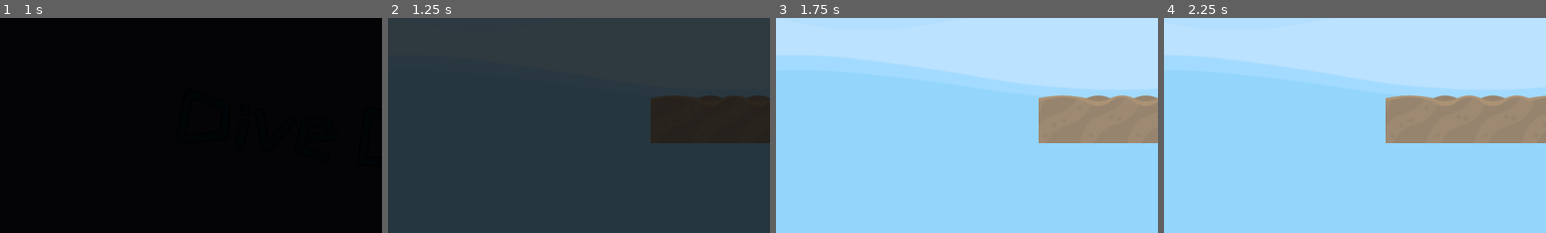
Above: before the commit, frames 1-4 (left to right).
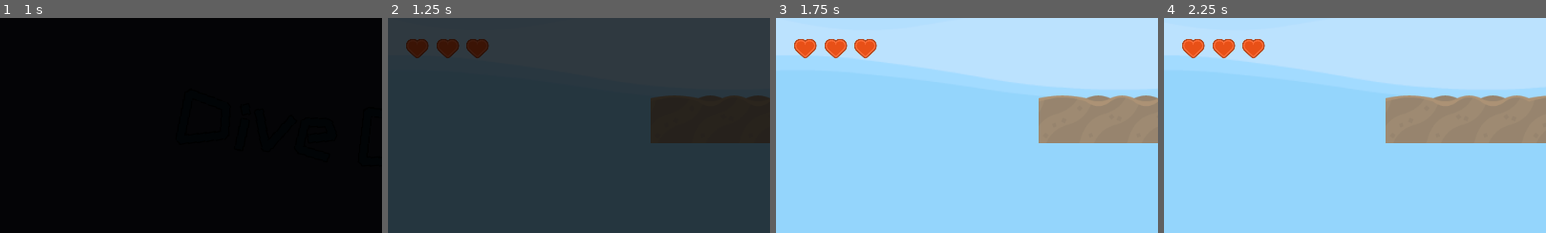
Above: after the commit, the same moments.

Repository: cpvanlue/dive-bug
Game: Godot game, scene res://MainMenu/MainMenu.tscn
Two runs of this game, one before a commit and one after it. Both use one fixed random seed, a clock stepped at 60 frames per second and the inputs below.
Inputs:
- Up to frame 1 (1 s): click "Play" at 0.5 s
- Up to frame 2 (1.25 s): no input
- Up to frame 3 (1.75 s): tap Enter (shoot) at 1.25, 1.35 s; hold D (right) from 1.28 s (still down)
- Up to frame 4 (2.25 s): keep holding D (right); tap Shift (sprint) at 2.1 s
The pictures show only the part of the screen within x 0-50%, y 0-50%; the shares and areas given below are measured in that part.

Frame 1 is identical in both runs. In frame 2, 1.2% of the frame differs, in the area x 4-27%, y 9-19%; in frame 3, 1.2%, in the area x 4-27%, y 9-20%; in frame 4, 1.2%.

Commit message:
Add health inditicators to HUD and modify scripts to comply with style guide

Diff:
--- a/Camera/Camera.gd
+++ b/Camera/Camera.gd
@@ -13,7 +13,7 @@
 	offset = Vector2(rand_range(-shakeIntensity, shakeIntensity), rand_range(-shakeIntensity, shakeIntensity)) * delta + default_offset
 
 
-func shake(intensity: float, duration := 0.3, limit = 500) -> void:
+func shake(intensity: float, duration := 0.3, limit := 500) -> void:
 	shakeIntensity += intensity
 	if shakeIntensity > limit:
 		shakeIntensity = limit
--- a/Enemy/Enemy.gd
+++ b/Enemy/Enemy.gd
@@ -35,7 +35,6 @@
 	return self
 
 
-
 func deathAnimation() -> void:
 	$AnimatedSprite.animation = "death"
 	$EnemyBody.disabled = true
--- a/HUD/HUD.gd
+++ b/HUD/HUD.gd
@@ -1,8 +1,17 @@
 extends Node2D
 
 
-onready var mainMenuTheme = SoundPlayer.get_node("MainMenuTheme")
-onready var levelTheme = SoundPlayer.get_node("LevelMusic")
+onready var mainMenuTheme := SoundPlayer.get_node("MainMenuTheme")
+onready var levelTheme := SoundPlayer.get_node("LevelMusic")
+
+
+func _ready() -> void:
+	var x = 50
+	for _i in range(self.get_parent().get_parent().get_node("Player").health):
+		var heart = preload("res://HUD/Heart.tscn").instance()
+		heart.position = Vector2(x, 50)
+		self.add_child(heart)
+		x += 50
 
 
 func _on_MainMenuButton_pressed() -> void:
--- /dev/null
+++ b/HUD/Heart.tscn
@@ -0,0 +1,26 @@
+[gd_scene load_steps=3 format=2]
+
+[ext_resource path="res://HUD/hudHeart_full.png" type="Texture" id=1]
+
+[sub_resource type="SpriteFrames" id=1]
+animations = [ {
+"frames": [ ExtResource( 1 ) ],
+"loop": true,
+"name": "remaining",
+"speed": 0.0
+}, {
+"frames": [ ExtResource( 1 ), null ],
+"loop": true,
+"name": "lost",
+"speed": 8.0
+} ]
+
+[node name="Heart" type="Node2D"]
+
+[node name="AnimatedSprite" type="AnimatedSprite" parent="."]
+scale = Vector2( 0.4, 0.4 )
+frames = SubResource( 1 )
+animation = "remaining"
+playing = true
+
+[node name="HealthLostTimer" type="Timer" parent="."]
--- a/MainMenu/MainMenu.gd
+++ b/MainMenu/MainMenu.gd
@@ -18,6 +18,6 @@
 	$Settings/CanvasLayer/Control.visible = true
 
 
-func _on_AnimationPlayer_animation_finished(anim_name):
+func _on_AnimationPlayer_animation_finished(anim_name: String):
 	if anim_name == "load":
 		$SettingsButton.visible = true
--- a/Player/Player.gd
+++ b/Player/Player.gd
@@ -29,6 +29,7 @@
 	var _velocity = move_and_slide(velocity, Vector2(0, -1))
 	for i in get_slide_count():
 		if "Enemy" in get_slide_collision(i).collider.name and !immunity:
+			_reduceHealth()
 			SoundPlayer.get_node("PlayerDamaged").play()
 			_immunityTimer()
 			health -= 1
@@ -36,6 +37,14 @@
 	if velocity.y > gravity:
 		velocity.y = gravity
 	velocity.x = lerp(velocity.x, 0, 0.25)
+
+
+func _reduceHealth() -> void:
+	var hud = get_parent().get_node("CanvasLayer/HUD")
+	var rightMostHeart = hud.get_child(hud.get_child_count()-1)
+	rightMostHeart.get_node("AnimatedSprite").animation = "lost"
+	rightMostHeart.get_node("HealthLostTimer").start(1); yield(rightMostHeart.get_node("HealthLostTimer"), "timeout")
+	rightMostHeart.queue_free()
 
 
 func _immunityTimer() -> void:
--- a/Player/Player.tscn
+++ b/Player/Player.tscn
@@ -10,64 +10,64 @@
 [sub_resource type="AtlasTexture" id=2]
 flags = 4
 atlas = ExtResource( 1 )
-region = Rect2( 216, 96, 72, 96 )
+region = Rect2( 0, 96, 72, 96 )
 
 [sub_resource type="AtlasTexture" id=3]
 flags = 4
 atlas = ExtResource( 1 )
-region = Rect2( 0, 96, 72, 96 )
+region = Rect2( 72, 96, 72, 96 )
 
 [sub_resource type="AtlasTexture" id=4]
 flags = 4
 atlas = ExtResource( 1 )
-region = Rect2( 72, 96, 72, 96 )
+region = Rect2( 0, 0, 72, 96 )
 
 [sub_resource type="AtlasTexture" id=5]
 flags = 4
 atlas = ExtResource( 1 )
-region = Rect2( 0, 0, 72, 96 )
+region = Rect2( 0, 96, 72, 96 )
 
 [sub_resource type="AtlasTexture" id=6]
 flags = 4
 atlas = ExtResource( 1 )
-region = Rect2( 0, 96, 72, 96 )
+region = Rect2( 0, 0, 72, 96 )
 
 [sub_resource type="AtlasTexture" id=7]
 flags = 4
 atlas = ExtResource( 1 )
-region = Rect2( 0, 0, 72, 96 )
+region = Rect2( 144, 0, 72, 96 )
 
 [sub_resource type="AtlasTexture" id=8]
 flags = 4
 atlas = ExtResource( 1 )
-region = Rect2( 144, 0, 72, 96 )
+region = Rect2( 72, 0, 72, 96 )
 
 [sub_resource type="AtlasTexture" id=9]
 flags = 4
 atlas = ExtResource( 1 )
-region = Rect2( 72, 0, 72, 96 )
+region = Rect2( 216, 96, 72, 96 )
 
 [sub_resource type="SpriteFrames" id=10]
 animations = [ {
-"frames": [ SubResource( 2 ) ],
-"loop": true,
-"name": "idle",
-"speed": 5.0
-}, {
-"frames": [ SubResource( 3 ), SubResource( 4 ), SubResource( 5 ) ],
+"frames": [ SubResource( 2 ), SubResource( 3 ), SubResource( 4 ) ],
 "loop": false,
 "name": "swim",
 "speed": 10.0
 }, {
-"frames": [ SubResource( 6 ), null ],
+"frames": [ SubResource( 5 ), null ],
 "loop": true,
 "name": "dead",
 "speed": 10.0
 }, {
-"frames": [ SubResource( 7 ), SubResource( 8 ), SubResource( 9 ) ],
+"frames": [ SubResource( 6 ), SubResource( 7 ), SubResource( 8 ) ],
 "loop": true,
 "name": "walk",
 "speed": 8.0
+}, {
+"frames": [ SubResource( 9 ) ],
+"loop": true,
+"name": "idle",
+"speed": 5.0
 } ]
 
 [sub_resource type="Animation" id=11]
--- a/Settings/Settings.gd
+++ b/Settings/Settings.gd
@@ -6,15 +6,15 @@
 	$CanvasLayer/Control/SFXSlider.value = SoundPlayer.get_node("EnemyDamaged").volume_db
 
 
-func _on_MusicSlider_value_changed(value):
+func _on_MusicSlider_value_changed(value: float) -> void:
 	for node in get_tree().get_nodes_in_group("Music"):
 		node.volume_db = value
 
 
-func _on_SFXSlider_value_changed(value):
+func _on_SFXSlider_value_changed(value: float) -> void:
 	for node in get_tree().get_nodes_in_group("SoundEffects"):
 		node.volume_db = value
 
 
-func _on_BackButton_pressed():
+func _on_BackButton_pressed() -> void:
 	$CanvasLayer/Control.visible = false
--- a/Settings/Settings.tscn
+++ b/Settings/Settings.tscn
@@ -102,8 +102,8 @@
 hint_tooltip = "Music Volume"
 min_value = -80.0
 max_value = -10.0
-step = 4.0
-value = -10.0
+step = 2.0
+value = -12.0
 rounded = true
 scrollable = false
 tick_count = 10
@@ -120,8 +120,8 @@
 hint_tooltip = "Music Volume"
 min_value = -80.0
 max_value = -10.0
-step = 4.0
-value = -10.0
+step = 2.0
+value = -12.0
 rounded = true
 scrollable = false
 tick_count = 10
Binary file added: HUD/hudHeart_full.png
